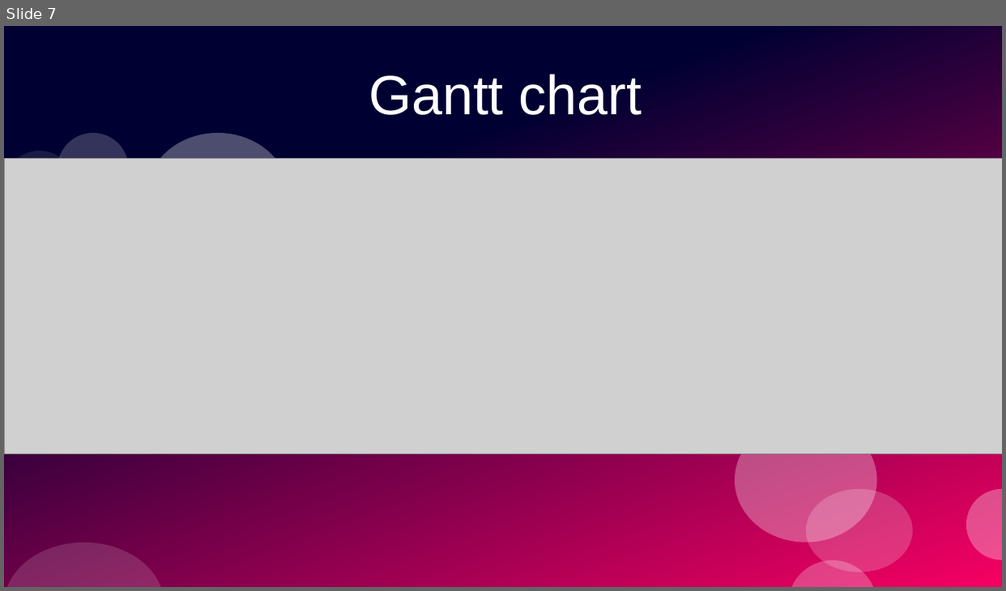
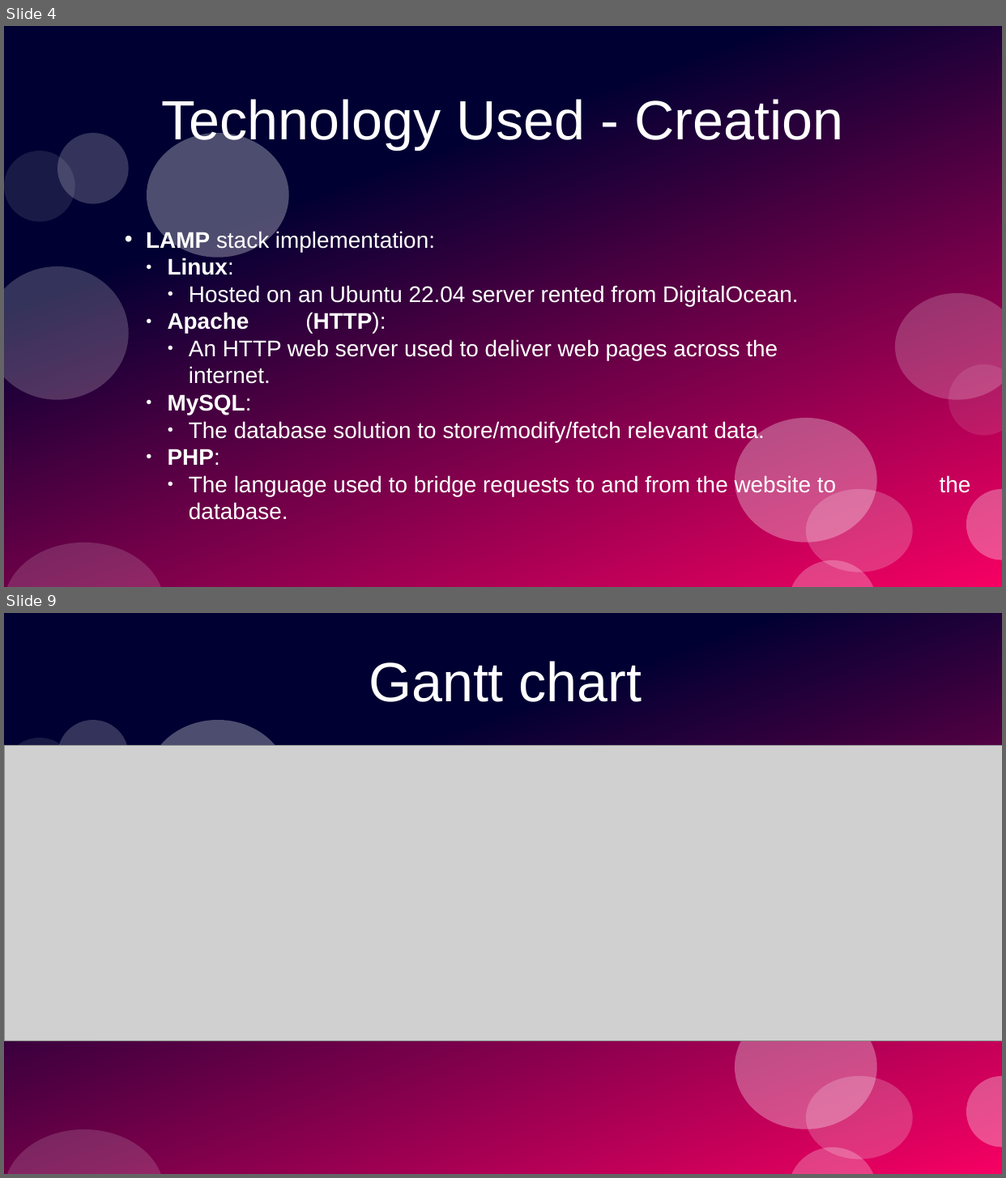
Before and after one commit to PrototypeProto/COP_4331_Small-Project, a slide deck: Pres.pptx. Shown one above the other, each under a label of ours: slide 7 before the commit, slides 4 and 9 after it; the slides between them are not shown. The pictures are 1006x591 and 1006x1178 pixels, drawn with LibreOffice and Linux fonts; fonts in the diff are those of the drawing; grey boxes stand for pictures. Boxes give left, top, right and bottom in pixels: in the first picture for what was removed or moved away, otherwise in the second. Text is boxed around its words. In the diff, an @@ line names an element or a change of style, - is before the commit and + after.

```diff
--- a/Pres.pptx
+++ b/Pres.pptx
@@ slide 4 added at bbox=[4, 26, 1002, 587], background #FFFFFF; not listed: 12 template elements that a slide beside it also shows @@
@@ title added at bbox=[161, 99, 843, 150], 44 pt, text #FFFFFF @@
+Technology Used - Creation
@@ subtitle added at bbox=[146, 230, 971, 497], 18 pt, text #FFFFFF @@
+• LAMP stack implementation:
+  ● Linux:
+    ● Hosted on an Ubuntu 22.04 server rented from DigitalOcean.
+  ● Apache (HTTP):
+    ● An HTTP web server used to deliver web pages across the internet.
+  ● MySQL:
+    ● The database solution to store/modify/fetch relevant data.
+  ● PHP:
+    ● The language used to bridge requests to and from the website to the database.
@@ what was slide 7 is now slide 9 @@
```
Also in this commit, not shown: 7 slides changed, 5 other slides added, 4 slides removed.
